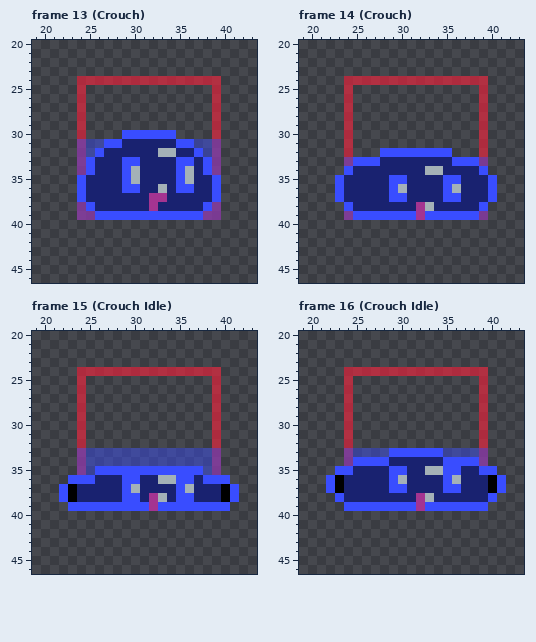
Two states of a pixel-art file, GraphicAsset/Character/Pirdy/#Pirdy_MotionCompilation.ase. The picture above was drawn from the file before the commit.
64x64 pixels, 245 frames. Shown: frame 13 (Crouch): x 19..43, y 20..46; frame 14 (Crouch): x 19..43, y 20..46; frame 15 (Crouch Idle): x 19..43, y 20..46; frame 16 (Crouch Idle): x 19..43, y 20..46. The commit also changed other frames, which this record leaves out.
After the commit:
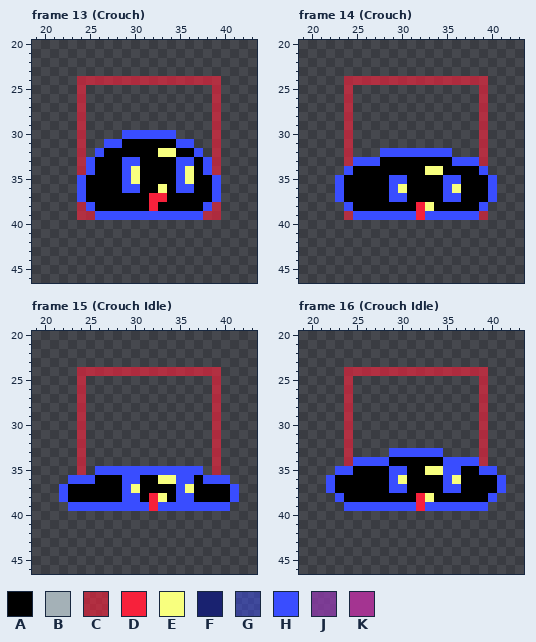
Palette (. is transparent): A #000000  B #a4b1b7  C #f7213b9c  D #f7213b  E #f8ff7e  F #192270  G #394dff70  H #394dff  J #8c3aa9c7  K #a43491
What changed:
layer "SolidColision" now hidden
Frame 13 (Crouch):
y 31: x 24..26 JGG -> C..; x 29..34 FFFFFF -> AAAAAA; x 37..39 GGJ -> ..C
y 32: x 24..25 JG -> C.; x 27..36 FFFFFFBBFF -> AAAAAAEEAA; x 38..39 GJ -> .C
y 33: x 24 J -> C; x 26..28 FFF -> AAA; x 31..34 FFFF -> AAAA; x 37 F -> A; x 39 J -> C
y 34: x 24 J -> C; x 26..28 FFF -> AAA; x 30..34 BFFFF -> EAAAA; x 36..37 BF -> EA; x 39 J -> C
y 35: x 25..28 FFFF -> AAAA; x 30..34 BFFFF -> EAAAA; x 36..38 BFF -> EAA
y 36: x 25..28 FFFF -> AAAA; x 31..34 FFBF -> AAEA; x 37..38 FF -> AA
y 37: x 25..38 FFFFFFFKKFFFFF -> AAAAAAADDAAAAA
y 38: x 24 J -> C; x 26..37 FFFFFFKFFFFF -> AAAAAADAAAAA; x 39 J -> C
y 39: x 24..25 JJ -> CC; x 38..39 JJ -> CC
Frame 14 (Crouch):
y 33: x 24 J -> C; x 28..35 FFFFFFFF -> AAAAAAAA; x 39 J -> C
y 34: x 25..38 FFFFFFFFBBFFFF -> AAAAAAAAEEAAAA
y 35: x 24..28 FFFFF -> AAAAA; x 31..34 FFFF -> AAAA; x 37..39 FFF -> AAA
y 36: x 24..28 FFFFF -> AAAAA; x 30..34 BFFFF -> EAAAA; x 36..39 BFFF -> EAAA
y 37: x 24..28 FFFFF -> AAAAA; x 31..34 FFFF -> AAAA; x 37..39 FFF -> AAA
y 38: x 25..38 FFFFFFFKBFFFFF -> AAAAAAADEAAAAA
y 39: x 24 J -> C; x 32 K -> D; x 39 J -> C
Frame 15 (Crouch Idle):
y 33..34: x 24..39 JGGGGGGGGGGGGGGJ -> C..............C
y 35: x 24..25 JG -> C.; x 38..39 GJ -> .C
y 36: x 26..28 FFF -> AAA; x 31..34 FFBB -> AAEE; x 37 F -> A
y 37: x 24..28 FFFFF -> AAAAA; x 30..34 BFFFF -> EAAAA; x 36..39 BFFF -> EAAA
y 38: x 24..28 FFFFF -> AAAAA; x 31..34 FKBF -> ADEA; x 37..39 FFF -> AAA
y 39: x 32 K -> D
Frame 16 (Crouch Idle):
y 33: x 24..28 JGGGG -> C....; x 35..39 GGGGJ -> ....C
y 34: x 24 J -> C; x 29..34 FFFFFF -> AAAAAA; x 39 J -> C
y 35: x 25..28 FFFF -> AAAA; x 31..34 FFBB -> AAEE; x 37..38 FF -> AA
y 36: x 24..28 FFFFF -> AAAAA; x 30..34 BFFFF -> EAAAA; x 36..39 BFFF -> EAAA
y 37: x 24..28 FFFFF -> AAAAA; x 31..34 FFFF -> AAAA; x 37..39 FFF -> AAA
y 38: x 24..39 FFFFFFFFKBFFFFFF -> AAAAAAAADEAAAAAA
y 39: x 32 K -> D
